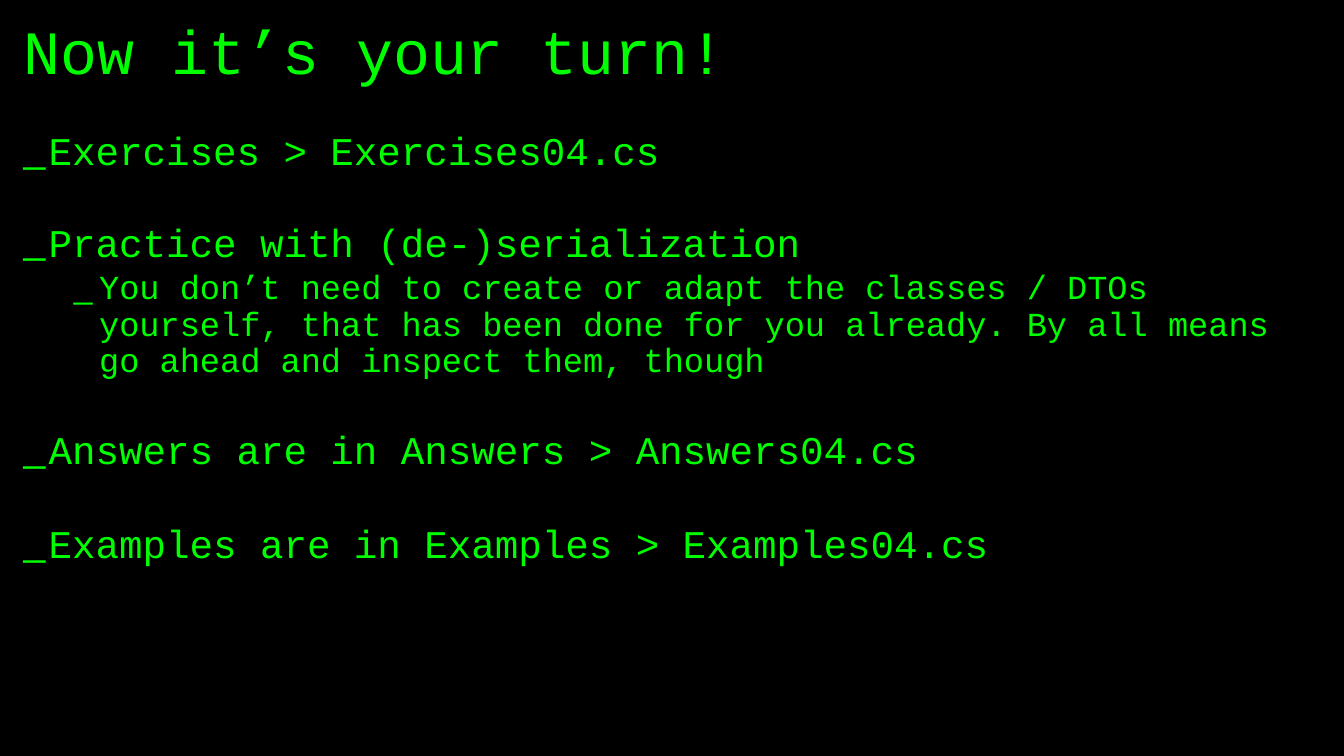
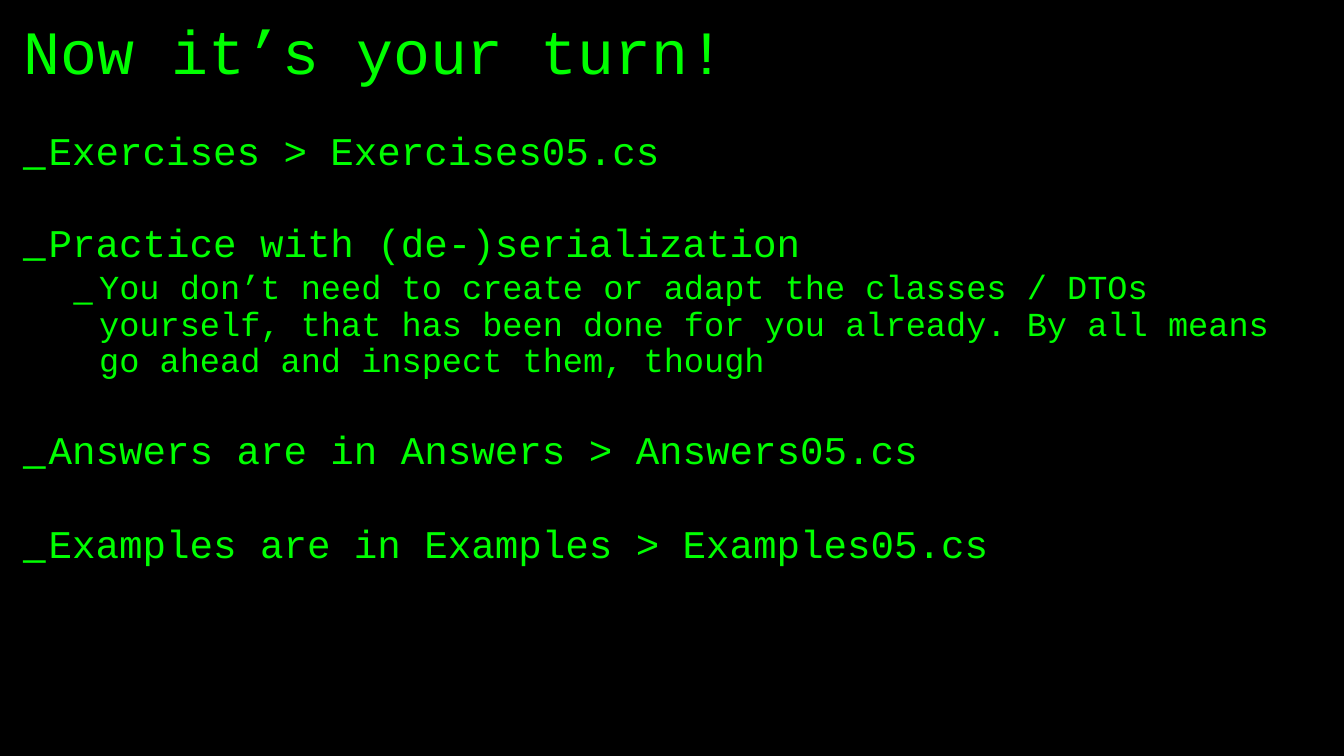
Before and after one commit to basdijkstra/rest-assured-net-workshop, a slide deck: slide 58 of RestAssuredNetWorkshop.pptx (slide 60 before the commit). Drawn at 1344x756 pixels with LibreOffice and Linux fonts; fonts in the diff are those of the drawing. Boxes give left, top, right and bottom in pixels: in the first picture for what was removed or moved away, otherwise in the second. Text is boxed around its words. In the diff, an @@ line names an element or a change of style, - is before the commit and + after.

```diff
--- a/RestAssuredNetWorkshop.pptx
+++ b/RestAssuredNetWorkshop.pptx
@@ text at [49,137,659,166]: text changed @@
-_ Exercises > Exercises04.cs
+_ Exercises > Exercises05.cs
@@ text at [49,436,988,566]: text changed @@
-_ Answers are in Answers > Answers04.cs
-_ Examples are in Examples > Examples04.cs
+_ Answers are in Answers > Answers05.cs
+_ Examples are in Examples > Examples05.cs
```
Also in this commit, not shown: 17 other slides changed, 12 slides added, 6 slides removed, 2 other files.
